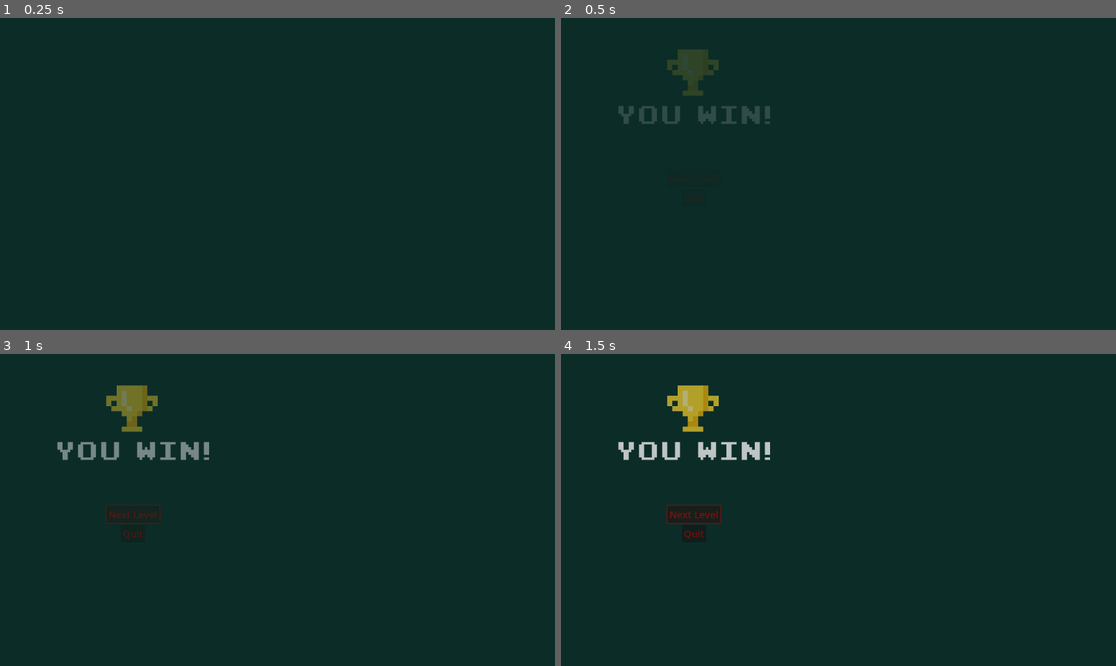
Above: before the commit, frames 1-4 (two rows, left to right).
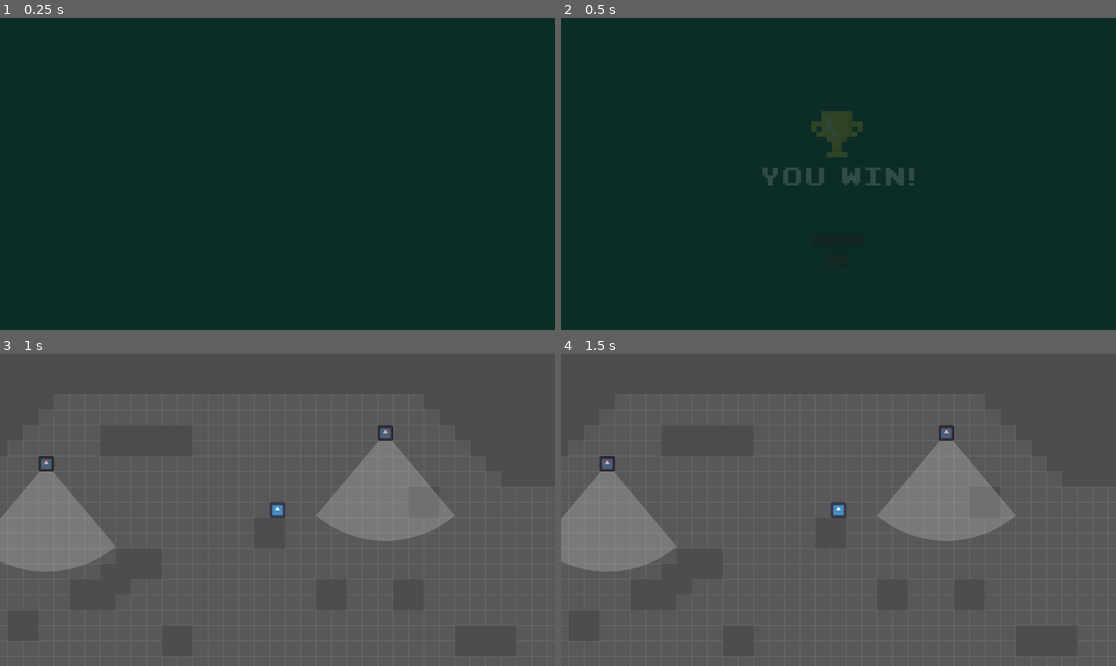
Above: after the commit, the same moments.

Repository: nexcoyocoatl/Projeto_Die_Hard
Game: Godot game, scene res://you_win.tscn
Same seed, same stepped clock (60 frames per second), same inputs: the game is played once before the commit and once after it. This scene is started directly instead of the project's main scene. The engine's default icon, where the game draws it, is replaced by a stand-in: a white triangle on a blue panel in a dark square.
Inputs (mouse positions are in pixels of both pictures, inside the frame that each line leads up to):
- Up to frame 1 (0.25 s): no input
- Up to frame 2 (0.5 s): no input
- Up to frame 3 (1 s): click "Next Level" at 0.5 s
- Up to frame 4 (1.5 s): click (694, 513) at 1.25 s, where only the run before the commit has a clickable "Next Level"

Frame 1 is identical in both runs. In frame 2, 2.8% of the frame differs, in the area x 10-64%, y 10-54%; in frame 3, 100%, in the area x 0-100%, y 0-100%; in frame 4, 100%.

Commit message:
troca de cena para level end

Diff:
--- a/Characters/npc.tscn
+++ b/Characters/npc.tscn
@@ -11,7 +11,7 @@
 mode = 0
 
 [node name="Sprite2D" type="Sprite2D" parent="."]
-modulate = Color(1, 0.68799996, 0.64, 1)
+modulate = Color(1, 0.688, 0.64, 1)
 scale = Vector2(0.25, 0.25)
 texture = ExtResource("2_kh24r")
 
--- a/game_over.tscn
+++ b/game_over.tscn
@@ -13,7 +13,7 @@
 tracks/0/interp = 1
 tracks/0/loop_wrap = true
 tracks/0/keys = {
-"times": PackedFloat32Array(0.1, 0.4000001),
+"times": PackedFloat32Array(0.1, 0.4),
 "transitions": PackedFloat32Array(1, 1),
 "update": 0,
 "values": [Color(1, 1, 1, 0), Color(1, 1, 1, 1)]
@@ -25,7 +25,7 @@
 tracks/1/interp = 1
 tracks/1/loop_wrap = true
 tracks/1/keys = {
-"times": PackedFloat32Array(0.16666675, 1.6999998),
+"times": PackedFloat32Array(0.166667, 1.7),
 "transitions": PackedFloat32Array(1, 1),
 "update": 0,
 "values": [Color(1, 1, 1, 0), Color(1, 1, 1, 1)]
@@ -85,11 +85,17 @@
 
 [node name="CenterContainer" type="CenterContainer" parent="."]
 layout_mode = 1
-anchors_preset = -1
-anchor_right = 0.57900006
-anchor_bottom = 0.74100006
-offset_right = -627.00806
-offset_bottom = -440.16803
+anchors_preset = 8
+anchor_left = 0.5
+anchor_top = 0.5
+anchor_right = 0.5
+anchor_bottom = 0.5
+offset_left = -333.5
+offset_top = -241.0
+offset_right = 333.5
+offset_bottom = 241.0
+grow_horizontal = 2
+grow_vertical = 2
 
 [node name="VBoxContainer" type="VBoxContainer" parent="CenterContainer"]
 layout_mode = 2
--- a/level.tscn
+++ b/level.tscn
@@ -1,10 +1,12 @@
-[gd_scene load_steps=13 format=4 uid="uid://db7t3hbot2qxq"]
+[gd_scene load_steps=15 format=4 uid="uid://db7t3hbot2qxq"]
 
 [ext_resource type="Script" uid="uid://davabipaeciwa" path="res://level.gd" id="1_1ainy"]
 [ext_resource type="Texture2D" uid="uid://bf8bxnu0huryg" path="res://icon.svg" id="1_f2txt"]
 [ext_resource type="Texture2D" uid="uid://nqs2fx680340" path="res://Textures/Tiles/tile_logico.svg" id="2_1ainy"]
 [ext_resource type="Texture2D" uid="uid://dw2kh7obxooli" path="res://Textures/Tiles/tile_collision.svg" id="3_n6hdu"]
 [ext_resource type="PackedScene" uid="uid://clbdybjufnd0r" path="res://Characters/player.tscn" id="4_km5ld"]
+[ext_resource type="Texture2D" uid="uid://cg874udpb5m23" path="res://Textures/Tiles/tile_logico_old.svg" id="5_n6hdu"]
+[ext_resource type="PackedScene" uid="uid://d0j4cwmip0v3u" path="res://level_end.tscn" id="6_1ainy"]
 
 [sub_resource type="TileSetAtlasSource" id="TileSetAtlasSource_eow3j"]
 texture = ExtResource("1_f2txt")
@@ -38,12 +40,18 @@
 0:0/0 = 0
 0:0/0/physics_layer_0/polygon_0/points = PackedVector2Array(-16, -16, 16, -16, 16, 16, -16, 16)
 
+[sub_resource type="TileSetAtlasSource" id="TileSetAtlasSource_km5ld"]
+texture = ExtResource("5_n6hdu")
+texture_region_size = Vector2i(32, 32)
+0:0/0 = 0
+
 [sub_resource type="TileSet" id="TileSet_7jktm"]
 tile_size = Vector2i(32, 32)
 physics_layer_0/collision_layer = 1
 sources/1 = SubResource("TileSetAtlasSource_ryrav")
 sources/0 = SubResource("TileSetAtlasSource_eow3j")
 sources/3 = SubResource("TileSetAtlasSource_j5wjh")
+sources/4 = SubResource("TileSetAtlasSource_km5ld")
 
 [sub_resource type="Curve2D" id="Curve2D_fc0e3"]
 _data = {
@@ -57,14 +65,11 @@
 }
 point_count = 3
 
-[sub_resource type="RectangleShape2D" id="RectangleShape2D_ryrav"]
-size = Vector2(64, 128)
-
 [node name="Level" type="Node"]
 script = ExtResource("1_1ainy")
 
 [node name="Level1_LogicalTileMap" type="TileMapLayer" parent="."]
-tile_map_data = PackedByteArray("AAAAAAYAAQAAAAAAAAAAAAoAAQA …(23157 unchanged characters)… AAD//xQAAQAAAAAAAAAAABQAAQAAAAAAAAAuAB8AAQAAAAAAAAAuACAAAQAAAAAAAAAuACEAAQAAAAAAAAAuACIAAQAAAAAAAAAvAB8AAQAAAAAAAAAvACAAAQAAAAAAAAAvACEAAQAAAAAAAAAvACIAAQAAAAAAAAAbABkAAQAAAAAAAAAbAB0AAQAAAAAAAA …(10404 unchanged characters)…
+tile_map_data = PackedByteArray("AAAAAAYAAQAAAAAAAAAAAAoAAQA …(23157 unchanged characters)… AAD//xQAAQAAAAAAAAAAABQAAQAAAAAAAAAuAB8ABAAAAAAAAAAuACAABAAAAAAAAAAuACEABAAAAAAAAAAuACIABAAAAAAAAAAvAB8ABAAAAAAAAAAvACAABAAAAAAAAAAvACEABAAAAAAAAAAvACIABAAAAAAAAAAbABkAAQAAAAAAAAAbAB0AAQAAAAAAAA …(10404 unchanged characters)…
 tile_set = SubResource("TileSet_7jktm")
 
 [node name="Player" parent="." instance=ExtResource("4_km5ld")]
@@ -87,8 +92,5 @@
 width = 1.0
 default_color = Color(1, 0, 0, 1)
 
-[node name="LevelEnd" type="Area2D" parent="."]
-position = Vector2(1536, 1056)
-
-[node name="LevelEnd_Collision" type="CollisionShape2D" parent="LevelEnd"]
-shape = SubResource("RectangleShape2D_ryrav")
+[node name="LevelEnd" parent="." instance=ExtResource("6_1ainy")]
+position = Vector2(1504, 1056)
--- /dev/null
+++ b/level_end.gd
@@ -0,0 +1,5 @@
+extends Area2D
+
+func _on_body_entered(body: Node2D) -> void:
+	if body is Player:
+		get_tree().change_scene_to_file.call_deferred("res://you_win.tscn")
--- /dev/null
+++ b/level_end.tscn
@@ -0,0 +1,14 @@
+[gd_scene load_steps=3 format=3 uid="uid://d0j4cwmip0v3u"]
+
+[ext_resource type="Script" uid="uid://brmwpmauiugd1" path="res://level_end.gd" id="1_v06a4"]
+
+[sub_resource type="RectangleShape2D" id="RectangleShape2D_ryrav"]
+size = Vector2(64, 128)
+
+[node name="LevelEnd" type="Area2D"]
+script = ExtResource("1_v06a4")
+
+[node name="LevelEnd_Collision" type="CollisionShape2D" parent="."]
+shape = SubResource("RectangleShape2D_ryrav")
+
+[connection signal="body_entered" from="." to="." method="_on_body_entered"]
--- a/main.gd
+++ b/main.gd
@@ -115,8 +115,6 @@
 func _on_player_died():
 	if(GlobalVariables.DEBUG): print("Received death signal. Game over.")
 	if game_over_scene:
-		get_tree().paused = true
-		var game_over_instance = game_over_scene.instantiate()
-		add_child(game_over_instance)
+		get_tree().change_scene_to_file.call_deferred("res://game_over.tscn")
 	else:
 		get_tree().reload_current_scene()
--- a/you_win.gd
+++ b/you_win.gd
@@ -7,7 +7,7 @@
 		pass
 
 func _on_next_level_btn_pressed():
-	pass
+	get_tree().change_scene_to_file.call_deferred("res://game.tscn")
 
 func _on_quit_btn_pressed():
 	get_tree().quit()
--- a/you_win.tscn
+++ b/you_win.tscn
@@ -13,7 +13,7 @@
 tracks/0/interp = 1
 tracks/0/loop_wrap = true
 tracks/0/keys = {
-"times": PackedFloat32Array(0, 0.36666656),
+"times": PackedFloat32Array(0, 0.366667),
 "transitions": PackedFloat32Array(1, 1),
 "update": 0,
 "values": [Color(1, 1, 1, 0), Color(1, 1, 1, 1)]
@@ -25,7 +25,7 @@
 tracks/1/interp = 1
 tracks/1/loop_wrap = true
 tracks/1/keys = {
-"times": PackedFloat32Array(0.23333335, 1.9666667),
+"times": PackedFloat32Array(0.233333, 1.96667),
 "transitions": PackedFloat32Array(1, 1),
 "update": 0,
 "values": [Color(1, 1, 1, 0), Color(1, 1, 1, 1)]
@@ -82,19 +82,22 @@
 grow_vertical = 2
 color = Color(0.0470588, 0.172549, 0.152941, 1)
 
-[node name="CenterContainer" type="CenterContainer" parent="ColorRect"]
-layout_mode = 0
-offset_right = 40.0
-offset_bottom = 40.0
+[node name="CenterContainer" type="CenterContainer" parent="."]
+layout_mode = 1
+anchors_preset = 15
+anchor_right = 1.0
+anchor_bottom = 1.0
+grow_horizontal = 2
+grow_vertical = 2
 
-[node name="VBoxContainer" type="VBoxContainer" parent="ColorRect/CenterContainer"]
+[node name="VBoxContainer" type="VBoxContainer" parent="CenterContainer"]
 layout_mode = 2
 
-[node name="YouWin_Title" type="TextureRect" parent="ColorRect/CenterContainer/VBoxContainer"]
+[node name="YouWin_Title" type="TextureRect" parent="CenterContainer/VBoxContainer"]
 layout_mode = 2
 texture = ExtResource("1_w5032")
 
-[node name="NextLevel_Btn" type="Button" parent="ColorRect/CenterContainer/VBoxContainer"]
+[node name="NextLevel_Btn" type="Button" parent="CenterContainer/VBoxContainer"]
 modulate = Color(1, 0, 0.0627451, 1)
 self_modulate = Color(0.94902, 0, 0, 0.705882)
 texture_filter = 3
@@ -105,7 +108,7 @@
 theme_override_font_sizes/font_size = 20
 text = "Next Level"
 
-[node name="Quit_Btn" type="Button" parent="ColorRect/CenterContainer/VBoxContainer"]
+[node name="Quit_Btn" type="Button" parent="CenterContainer/VBoxContainer"]
 modulate = Color(1, 0, 0.0627451, 1)
 self_modulate = Color(0.94902, 0, 0, 0.705882)
 texture_filter = 3
@@ -116,12 +119,12 @@
 theme_override_font_sizes/font_size = 20
 text = "Quit"
 
-[node name="Animation" type="AnimationPlayer" parent="ColorRect/CenterContainer"]
+[node name="Animation" type="AnimationPlayer" parent="CenterContainer"]
 root_node = NodePath("../VBoxContainer/NextLevel_Btn")
 libraries = {
 &"": SubResource("AnimationLibrary_rlycu")
 }
 autoplay = "NextLevel"
 
-[connection signal="pressed" from="ColorRect/CenterContainer/VBoxContainer/NextLevel_Btn" to="." method="_on_next_level_btn_pressed"]
-[connection signal="pressed" from="ColorRect/CenterContainer/VBoxContainer/Quit_Btn" to="." method="_on_quit_btn_pressed"]
+[connection signal="pressed" from="CenterContainer/VBoxContainer/NextLevel_Btn" to="." method="_on_next_level_btn_pressed"]
+[connection signal="pressed" from="CenterContainer/VBoxContainer/Quit_Btn" to="." method="_on_quit_btn_pressed"]
Not shown: 1 places in game_over.tscn that only renumber resources
Not shown, added: level_end.gd.uid
Not shown: 1 places in you_win.tscn that only renumber resources
